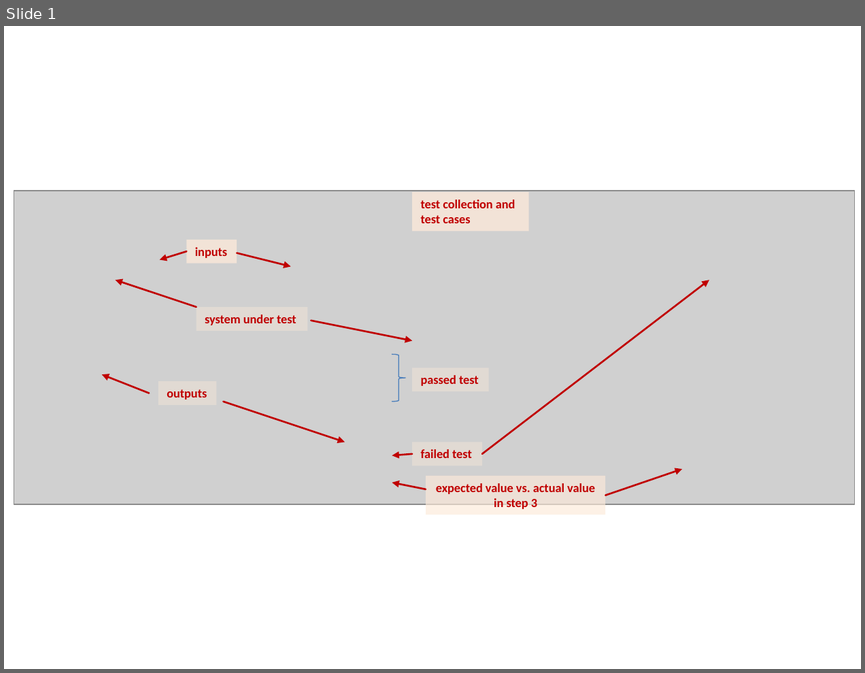
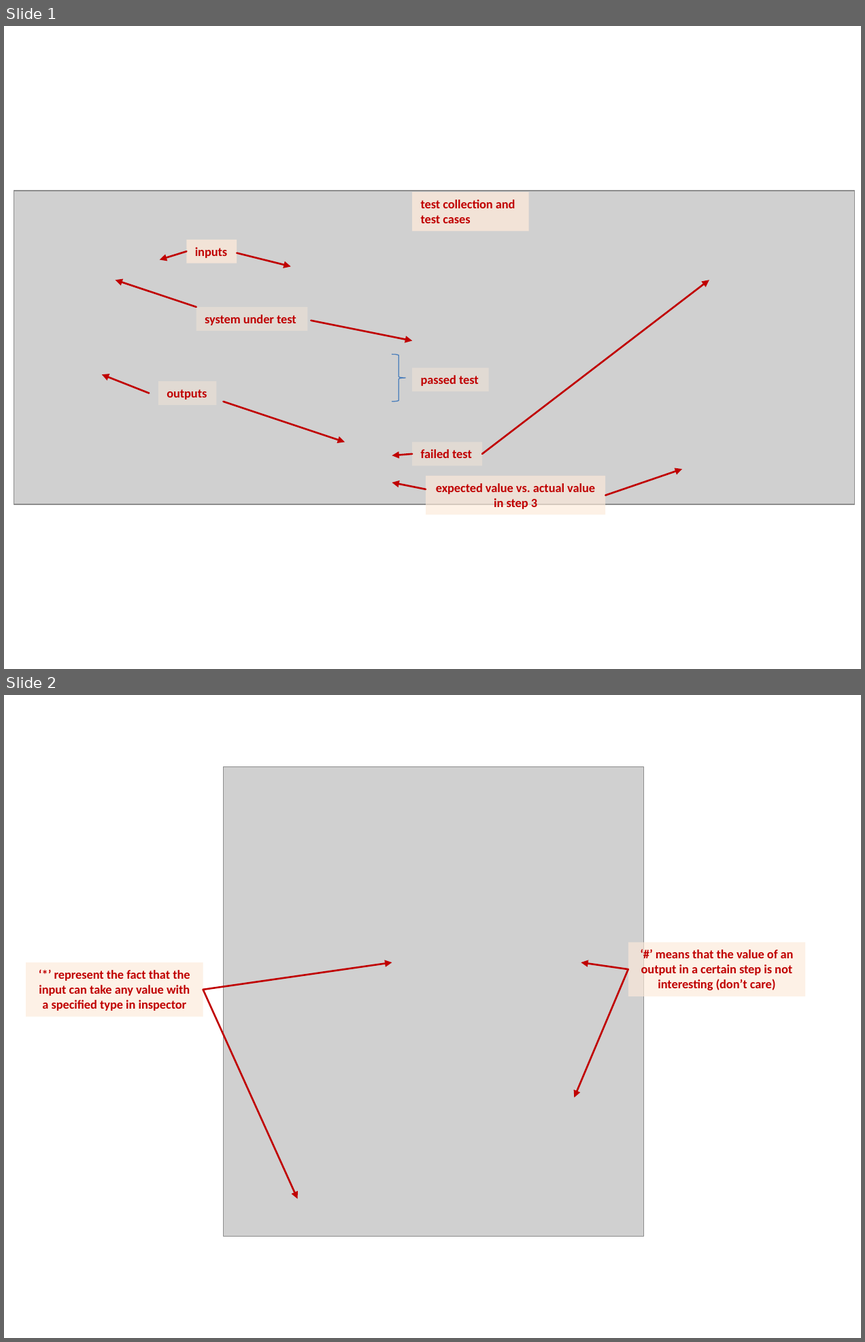
Before and after one commit to mbeddr/mbeddr.formal, a slide deck: code/tutorial/solutions/com.mbeddr.formal.nusmv.users_guide/figures/figures.pptx. Shown one above the other, each under a label of ours: slide 1 before the commit, slides 1 and 2 after it. The pictures are 865x673 and 865x1342 pixels, drawn with LibreOffice and Linux fonts; fonts in the diff are those of the drawing; grey boxes stand for pictures. Boxes give left, top, right and bottom in pixels: in the first picture for what was removed or moved away, otherwise in the second. Text is boxed around its words. In the diff, an @@ line names an element or a change of style, - is before the commit and + after.

```diff
--- a/code/tutorial/solutions/com.mbeddr.formal.nusmv.users_guide/figures/figures.pptx
+++ b/code/tutorial/solutions/com.mbeddr.formal.nusmv.users_guide/figures/figures.pptx
@@ slide 2 added at box(4, 695, 861, 1338), background #FFFFFF @@
@@ picture added at box(224, 767, 643, 1236) @@
@@ rectangle added at box(628, 942, 805, 996), fill #FDEADA at 65% opacity, 10.5 pt, text #C00000, bold @@
+‘#’ means that the value of an output in a certain step is not interesting (don’t care)
@@ rectangle added at box(26, 962, 204, 1016), fill #FDEADA at 65% opacity, 10.5 pt, text #C00000, bold @@
+‘*’ represent the fact that the
+input can take any value with
+a specified type in inspector
@@ arrow added from (203, 989) to (392, 962), #C00000 1.5 pt @@
@@ arrow added from (628, 969) to (574, 1097), #C00000 1.5 pt @@
@@ arrow added from (628, 969) to (581, 962), #C00000 1.5 pt @@
@@ arrow added from (203, 989) to (298, 1199), #C00000 1.5 pt @@
```
Also in this commit, not shown: 1 other slide added, 3 other files.
